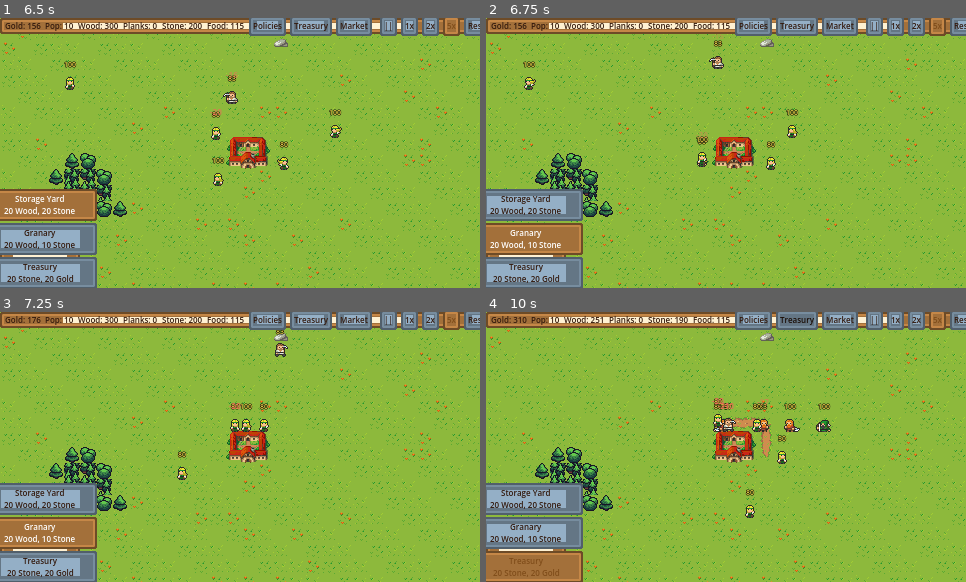
Above: before the commit, frames 1-4 (two rows, left to right).
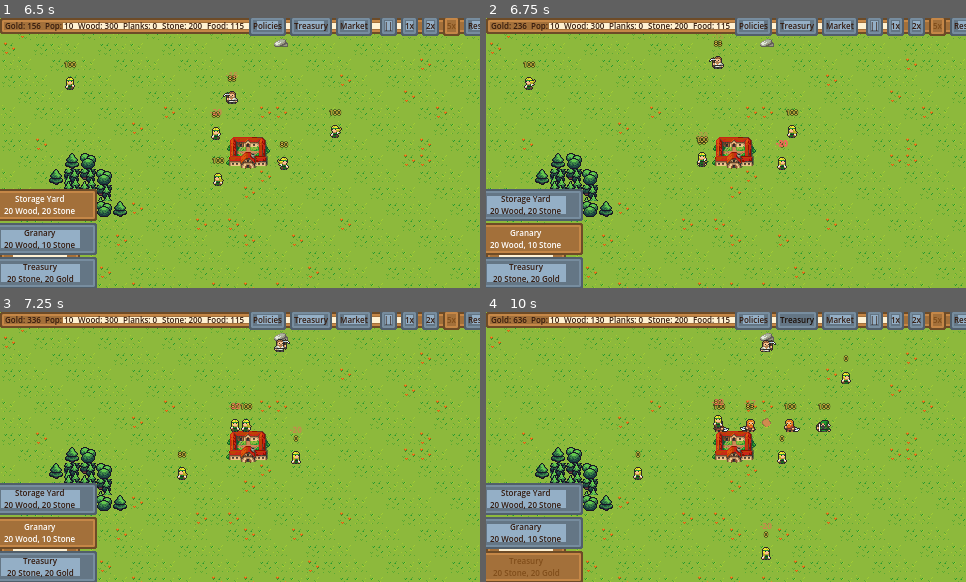
Above: after the commit, the same moments.

Repository: stierk/freepeople
Game: Godot game, scene res://scenes/main/Main.tscn
The game is run twice, just before and just after one commit, with the same random seed, the same clock (stepped at 60 frames per second) and the same inputs.
Inputs:
- Up to frame 1 (6.5 s): click "Policies" at 0.5 s; click "Treasury" at 1.25 s; click "Market" at 2 s; click "||" at 2.75 s; click "1x" at 3.5 s; click "2x" at 4.25 s; click "5x" at 5 s; click "Storage Yard 20 Wood, 20 Stone" at 5.75 s
- Up to frame 2 (6.75 s): click "Granary 20 Wood, 10 Stone" at 6.5 s
- Up to frame 3 (7.25 s): no input
- Up to frame 4 (10 s): click "Treasury 20 Stone, 20 Gold" at 7.25 s; click "Policies" at 8 s; click "✕" at 8.75 s; click "Treasury" at 9.5 s

Frame 1 is identical in both runs. In frame 2, 0.3% of the frame differs, in the area x 5-63%, y 1-57%; in frame 3, 0.4%; in frame 4, 1.6%, in the area x 5-77%, y 1-92%.

Commit message:
Increase starting food stock 10x (3 -> 30)
Gives freshly spawned inhabitants more buffer before their first buy-food trip.

Co-Authored-By: Claude Sonnet 5 <noreply@anthropic.com>

Diff:
--- a/scripts/autoload/GameState.gd
+++ b/scripts/autoload/GameState.gd
@@ -42,7 +42,7 @@
 	inh.gold = 100.0
 	# M22: small starting food stock, so a freshly spawned inhabitant doesn't starve
 	# before they manage their first buy-food trip to the granary.
-	inh.inventory[Goods.GoodType.FOOD] = 3.0
+	inh.inventory[Goods.GoodType.FOOD] = 30.0
 	inh.margin = randf()  # M20: personal price margin [0,1] (= greed trait, see M28)
 	inh.job_check_factor = randf()  # personal profession-switch check interval (× 10 days)
 	# M28: evolutionary traits – random at spawn. Each has a benefit and a drawback, see
